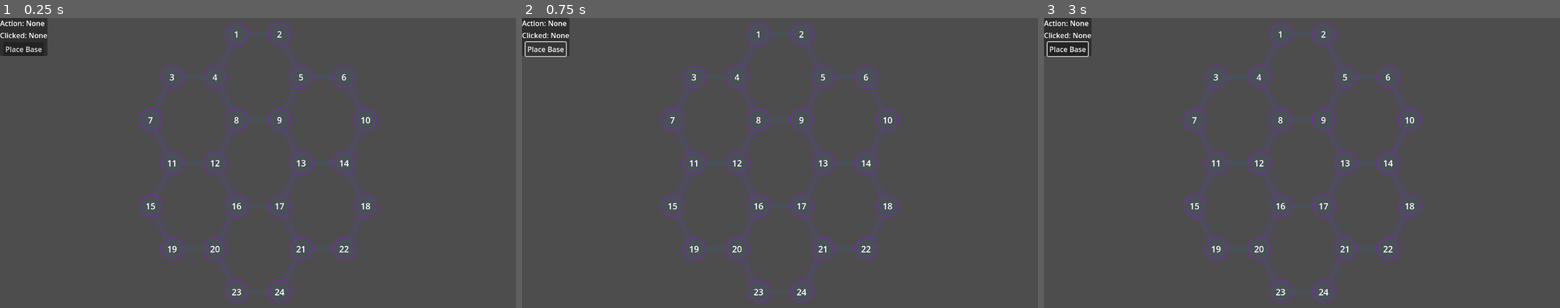
Above: before the commit, frames 1-3 (left to right).
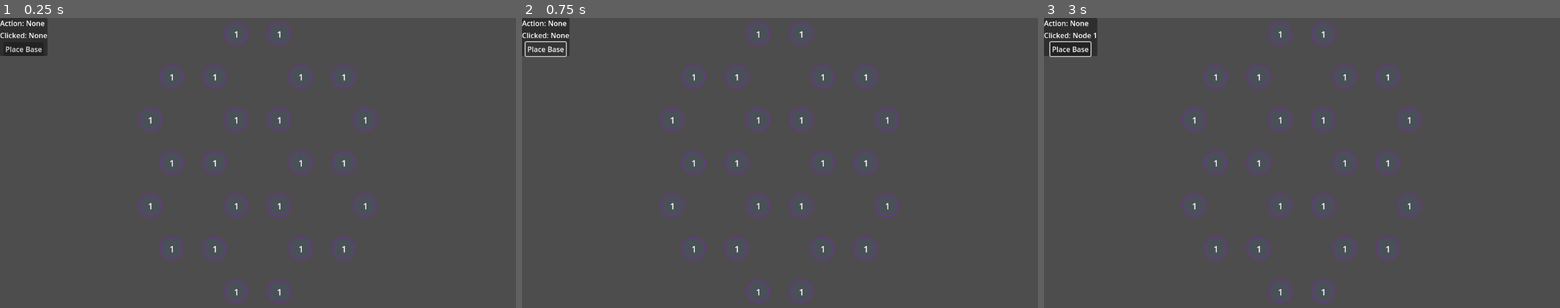
Above: after the commit, the same moments.

Repository: Sheepy3/insurgencygame
Game: Godot game, scene res://MapStuff/Map.tscn
The game is run twice, just before and just after one commit, with the same random seed, the same clock (stepped at 60 frames per second) and the same inputs. The project has no main scene, so this scene is started directly.
Inputs (mouse positions are in pixels of both pictures, inside the frame that each line leads up to):
- Up to frame 1 (0.25 s): no input
- Up to frame 2 (0.75 s): click "Place Base" at 0.5 s
- Up to frame 3 (3 s): click "Place Base" at 1.25 s; click "Place Base" at 2 s; tap Enter at 2.75 s; move the mouse to (1281, 35) at 2.77 s; click (1281, 35) at 2.85 s

The runs differ from the first frame. In frame 1, 0.8% of the frame differs, in the area x 28-72%, y 4-96%; in frame 2, 0.8%; in frame 3, 1.1%, in the area x 0-72%, y 0-96%.
Error after the commit: Invalid access to property or key 'The_action' on a base object of type 'CanvasLayer'. (res://MapStuff/map.gd:8)

Commit message:
Improved UI display & building placement

Diff:
--- a/GUI/Game_UI.tscn
+++ b/GUI/Game_UI.tscn
@@ -1,6 +1,9 @@
-[gd_scene format=3 uid="uid://bqpth4hjbjugk"]
+[gd_scene load_steps=2 format=3 uid="uid://bqpth4hjbjugk"]
+
+[ext_resource type="Script" path="res://GUI/game_ui.gd" id="1_2if7r"]
 
 [node name="UI" type="CanvasLayer"]
+script = ExtResource("1_2if7r")
 
 [node name="PanelContainer" type="PanelContainer" parent="."]
 offset_right = 40.0
@@ -36,3 +39,5 @@
 layout_mode = 2
 size_flags_horizontal = 4
 text = "Place Base"
+
+[connection signal="pressed" from="PanelContainer/VBoxContainer/Button" to="." method="_on_button_pressed"]
--- a/MapStuff/map.gd
+++ b/MapStuff/map.gd
@@ -1,13 +1,16 @@
 extends Node2D
 signal update_label
 var path:PackedScene = preload("res://MapStuff/Path.tscn")
+var Last_action: String = ""
+
 # Called when the node enters the scene tree for the first time.
 func _ready() -> void:
+	$UI.The_action.connect(Update_action)
 	var num: int = 1 #iterator for name
 	for child: Node in get_children(): #STAGE 1: NAMING NODES
 		if child is Node2D and child is not Camera2D:
 			child.name = str(num) #name all nodes
-			child.A_node_clicked.connect(pass_name)
+			child.A_node_clicked.connect(Check_action)
 			num+=1
 	#print(get_children())
 	var generated_paths:Array
@@ -28,6 +31,16 @@
 
 func pass_name(Name: String) ->void:
 	print(Name)
+
+func Update_action(action: String = "") ->void:
+	Last_action = action
+
+func Check_action(Name: String) ->void:
+	if Last_action == "Base":
+		find_child(Name).On_node = "Base"
+		print("You have placed a base on node" + Name)
+		find_child("Dynamic_Action").text = "None"
+		Last_action = ""
 
 # Called every frame. 'delta' is the elapsed time since the previous frame.
 func _process(delta: float) -> void:
--- a/MapStuff/map_node.gd
+++ b/MapStuff/map_node.gd
@@ -1,5 +1,6 @@
 extends Node2D
 signal A_node_clicked(Name: String)
+@export var On_node: String = ""
 
 # Called when the node enters the scene tree for the first time.
 func _ready() -> void:
@@ -16,8 +17,10 @@
 # Detects when Node is clicked on by mouse
 func _on_map_node_area_2d_input_event(viewport: Node, event: InputEvent, shape_idx: int) -> void:
 	if Input.is_action_just_pressed("Mouse_left_click"):
-		print("you have clicked on node " + str($Label.text)) #Prints the name of the node that is clicked on
+		print("you have clicked on Node " + $Label.text) #Prints the name of the node that is clicked on
+		get_parent().find_child("UI").find_child("Dynamic_Clicked").text = "Node " + $Label.text
 		A_node_clicked.emit(name)
+		print(On_node)
 
 # Called every frame. 'delta' is the elapsed time since the previous frame.
 func _process(delta: float) -> void:
